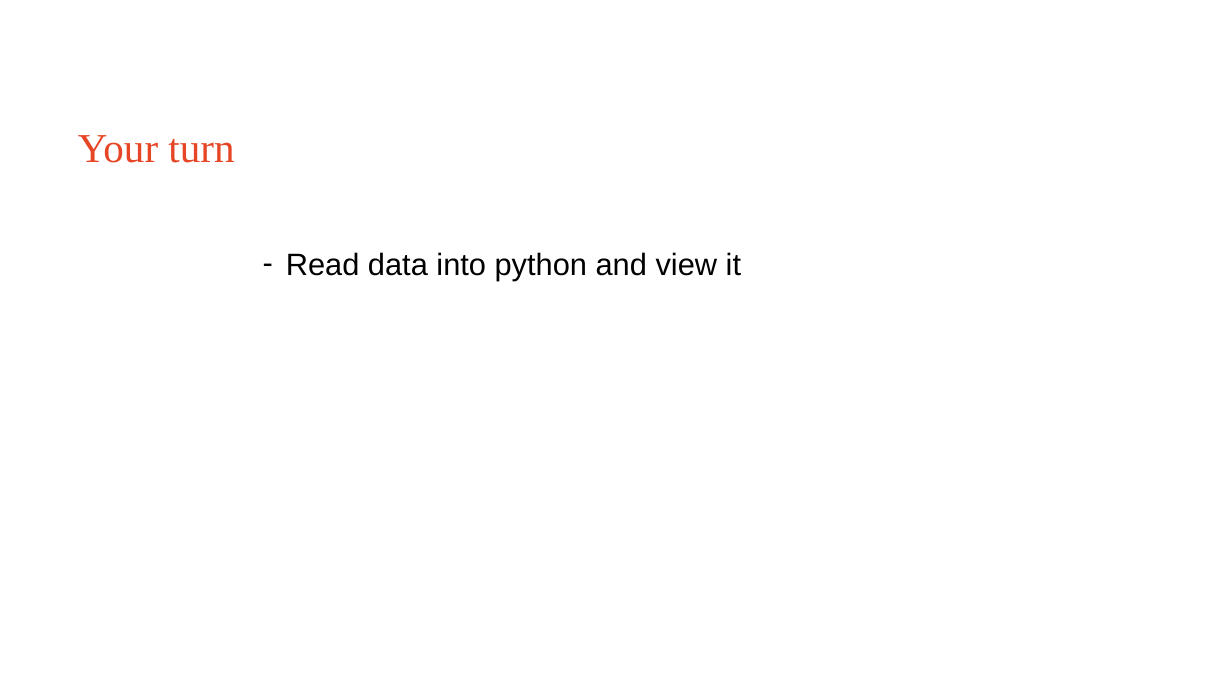
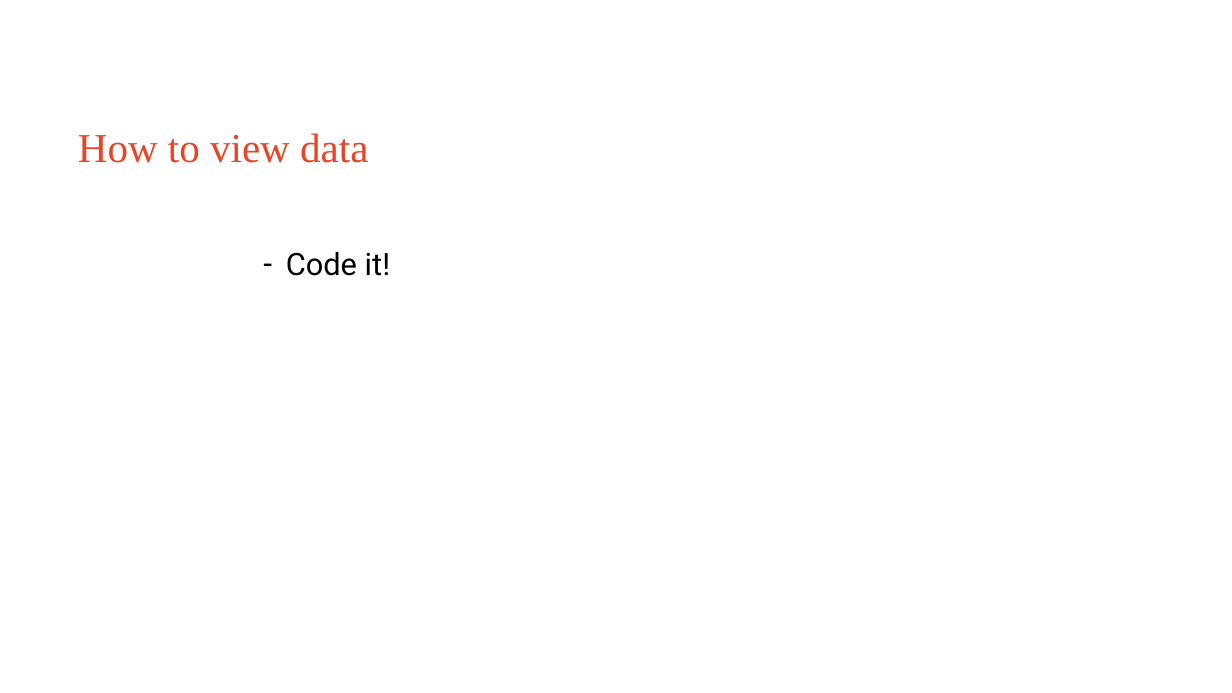
Before and after one commit to Sydney-Informatics-Hub/EDAinR, a slide deck: slide 13 of eda_r.pptx (slide 10 before the commit). Drawn at 1232x693 pixels with LibreOffice and Linux fonts; fonts in the diff are those of the drawing. Boxes give left, top, right and bottom in pixels: in the first picture for what was removed or moved away, otherwise in the second. Text is boxed around its words. In the diff, an @@ line names an element or a change of style, - is before the commit and + after.

Commit message:
Explains import viewing and selecting data
Slides updated to show process

Moved plotting to after viewing but before selecting .

Updated some live_code ref

Adds head to renv

```diff
--- a/eda_r.pptx
+++ b/eda_r.pptx
@@ title at bbox=[78, 133, 368, 163]: text changed @@
-Your turn
+How to view data
@@ text at bbox=[286, 252, 390, 276]: text changed; font Arial to Roboto @@
-– Read data into python and view it
+– Code it!
```
Also in this commit, not shown: 5 other slides changed, 9 slides added, 1 slide removed, 4 other files.
